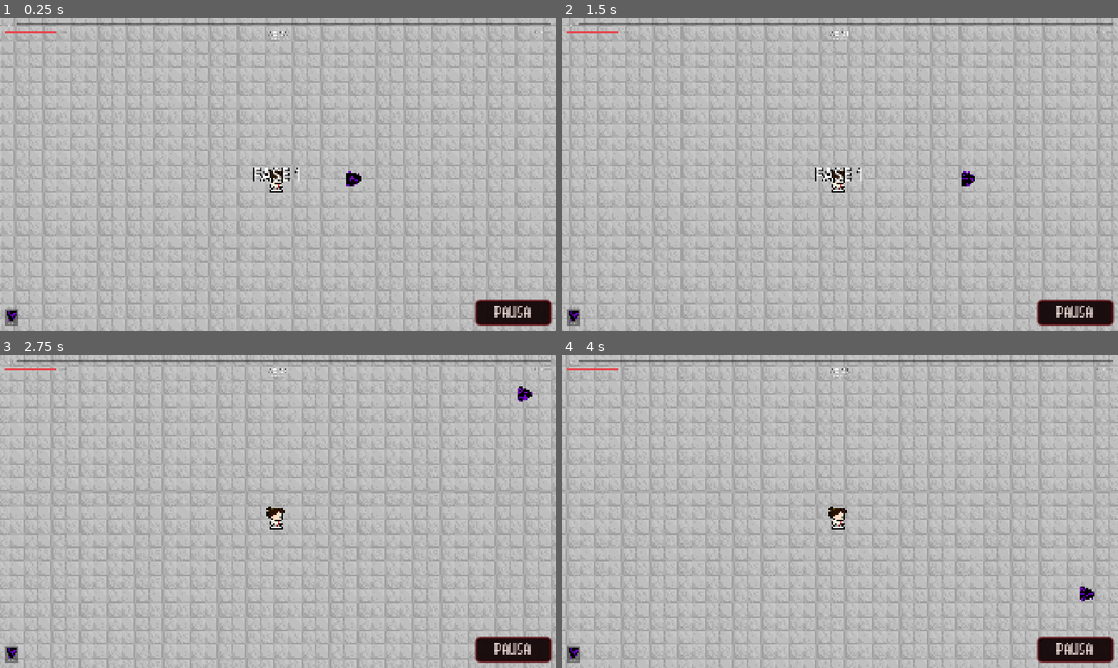
Above: before the commit, frames 1-4 (two rows, left to right).
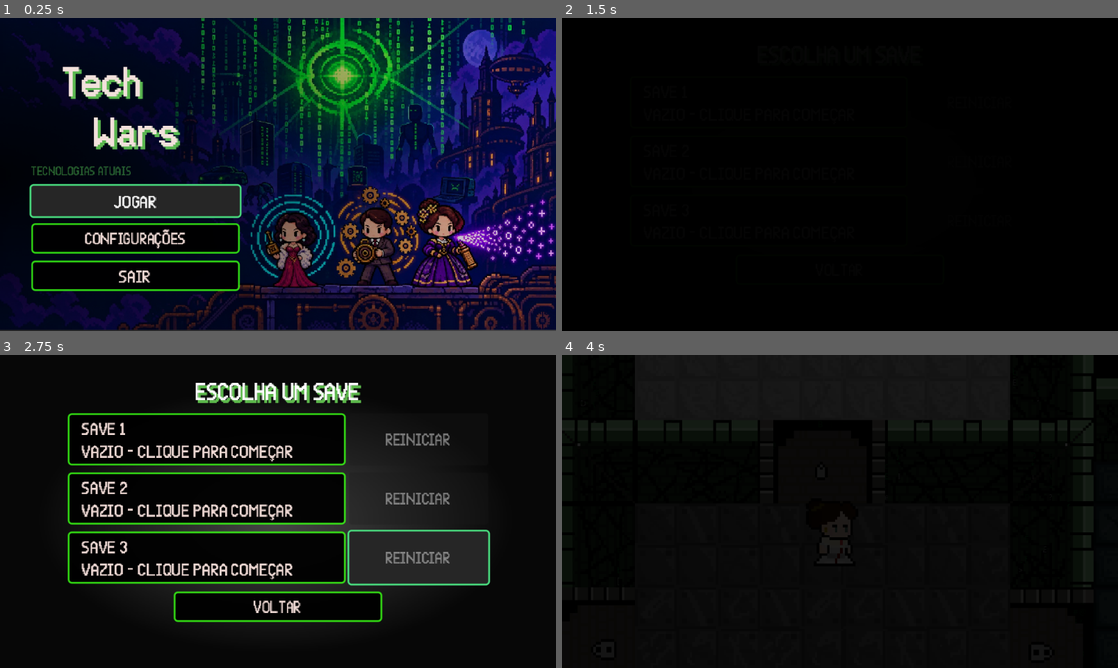
Above: after the commit, the same moments.

Repository: leolilaia/GuerraTecnologica
Game: Godot game, scene res://scenes/ui/MenuPrincipal.tscn
The game is run twice, just before and just after one commit, with the same random seed, the same clock (stepped at 60 frames per second) and the same inputs. Sound files missing from this copy of the repository are replaced by a short silence.
Inputs (mouse positions are in pixels of both pictures, inside the frame that each line leads up to):
- Up to frame 1 (0.25 s): no input
- Up to frame 2 (1.5 s): click (695, 199) at 0.5 s, where only the run after the commit has a clickable "JOGAR"; move the mouse to (962, 158) at 1.27 s; hold Right (ui_right) from 1.28 s (still down); hold E (interagir) from 1.28 s (still down); click (962, 158) at 1.42 s
- Up to frame 3 (2.75 s): move the mouse to (166, 527) at 2.02 s; release Right (ui_right) at 2.03 s; release E (interagir) at 2.03 s; hold Down (ui_down) from 2.03 s (still down); tap E (interagir) at 2.1 s; click (166, 527) at 2.17 s
- Up to frame 4 (4 s): move the mouse to (895, 442) at 2.77 s; release Down (ui_down) at 2.78 s; hold Right (ui_right) 2.78-3.53 s; hold E (interagir) 2.78-3.53 s; click (895, 442) at 2.92 s; move the mouse to (812, 574) at 3.52 s; hold Up (ui_up) from 3.53 s (still down); tap E (interagir) at 3.6 s; click (812, 574) at 3.67 s

The runs differ from the first frame. In frame 1, 100% of the frame differs, in the area x 0-100%, y 0-100%; in frame 2, 100%; in frame 3, 99%; in frame 4, 99%.

Commit message:
Guarda as alterações no boss smartphone

Diff:
--- a/scenes/enemies/boss_smartphone.tscn
+++ b/scenes/enemies/boss_smartphone.tscn
@@ -30,7 +30,7 @@
 big_throwables = Array[Texture2D]([])
 big_size = 1.8
 speed = 60.0
-hp = 10.0
+hp = 1500.0
 damage = 15.0
 xp_value = 50.0
 
--- a/scenes/ui/MenuPrincipal.tscn
+++ b/scenes/ui/MenuPrincipal.tscn
@@ -121,8 +121,8 @@
 theme_override_constants/shadow_offset_y = 3
 theme_override_fonts/font = ExtResource("2_font")
 theme_override_font_sizes/font_size = 40
-text = "GUERRA
-TECNOLÓGICA"
+text = "    Tech
+        Wars"
 
 [node name="Subtitulo" type="Label" parent="Layout/Conteudo" unique_id=117746111]
 layout_mode = 2
--- a/scenes/weapons/characters/ada_weapon.tscn
+++ b/scenes/weapons/characters/ada_weapon.tscn
@@ -2,7 +2,7 @@
 
 [ext_resource type="Script" uid="uid://bp7ynevskppff" path="res://scripts/weapons/characters/ada_weapon.gd" id="1_weapon"]
 [ext_resource type="PackedScene" uid="uid://rjkkfg2fmscd" path="res://scenes/weapons/projectiles/projectile.tscn" id="2_projectile"]
-[ext_resource type="Texture2D" uid="uid://i0y0h1qad4h7" path="res://assets/sprites/Weapons/Feixes.png" id="3_r8b1h"]
+[ext_resource type="Texture2D" uid="uid://dpb2ceq8u2uf" path="res://assets/sprites/Cartas/CartaRaioDecodificadorAdaLovelace.png" id="3_r8b1h"]
 
 [node name="AdaWeapon" type="Node2D" unique_id=749481566]
 script = ExtResource("1_weapon")
--- a/scenes/weapons/characters/hedy_weapon.tscn
+++ b/scenes/weapons/characters/hedy_weapon.tscn
@@ -1,12 +1,12 @@
 [gd_scene format=3 uid="uid://ch6guehjk5w22"]
 
 [ext_resource type="Script" uid="uid://c5mp7q210powq" path="res://scripts/weapons/characters/hedy_weapon.gd" id="1_hm2p8"]
-[ext_resource type="Texture2D" uid="uid://chdl5w47hiqib" path="res://assets/sprites/Weapons/Wifi.png" id="9_icon"]
+[ext_resource type="Texture2D" uid="uid://dxueu5mwaijd4" path="res://assets/sprites/Cartas/CartaRepetidorWifiHedyLamarr.png" id="2_h761j"]
 
 [node name="HedyWeapon" type="Node2D" unique_id=1308651868]
 script = ExtResource("1_hm2p8")
 display_name = "Wi-Fi"
-icon = ExtResource("9_icon")
+icon = ExtResource("2_h761j")
 damage = 5.0
 cooldown = 0.5
 damage_per_level = 1.0
--- a/scenes/weapons/characters/turing_weapon.tscn
+++ b/scenes/weapons/characters/turing_weapon.tscn
@@ -2,12 +2,12 @@
 
 [ext_resource type="Script" uid="uid://d3sb1swin5t36" path="res://scripts/weapons/characters/turing_weapon.gd" id="1_lsxph"]
 [ext_resource type="PackedScene" uid="uid://c0purdd87gl31" path="res://scenes/weapons/projectiles/gear.tscn" id="2_gear"]
-[ext_resource type="Texture2D" uid="uid://dndajmuy6yevx" path="res://assets/icons/weapons/gear.png" id="9_icon"]
+[ext_resource type="Texture2D" uid="uid://cij3nvkdc7ma2" path="res://assets/sprites/Cartas/CartaengrenagemAlanTuring.png" id="3_e5nkh"]
 
 [node name="TuringWeapon" type="Node2D" unique_id=1214969652]
 script = ExtResource("1_lsxph")
+gear_scene = ExtResource("2_gear")
 display_name = "Engrenagens"
-icon = ExtResource("9_icon")
-gear_scene = ExtResource("2_gear")
+icon = ExtResource("3_e5nkh")
 cooldown = 2.0
 damage_per_level = 5.0
--- a/scenes/weapons/items/lightning_weapon.tscn
+++ b/scenes/weapons/items/lightning_weapon.tscn
@@ -1,14 +1,18 @@
-[gd_scene format=3]
+[gd_scene format=3 uid="uid://fdeeoec3asw3"]
 
-[ext_resource type="Script" path="res://scripts/weapons/items/lightning_weapon.gd" id="1_script"]
-[ext_resource type="Texture2D" path="res://assets/sprites/Weapons/RaioParaRaio.png" id="2_tex"]
+[ext_resource type="Script" uid="uid://bhri21uq8eirh" path="res://scripts/weapons/items/lightning_weapon.gd" id="1_script"]
+[ext_resource type="Texture2D" uid="uid://doiwm3tq0k8uk" path="res://assets/sprites/Weapons/RaioParaRaio.png" id="2_tex"]
+[ext_resource type="Texture2D" uid="uid://cdkq21qphdp08" path="res://assets/sprites/Cartas/CartaPara-Raio.png" id="3_4x2f4"]
 
-[node name="LightningWeapon" type="Node2D"]
+[sub_resource type="CompressedTexture2D" id="CompressedTexture2D_v4vme"]
+load_path = "res://.godot/imported/RaioParaRaio.png-2f8328118d31581252bca52d3dac594c.ctex"
+
+[node name="LightningWeapon" type="Node2D" unique_id=1295247347]
 script = ExtResource("1_script")
+bolt_texture = ExtResource("2_tex")
+evolved_icon = SubResource("CompressedTexture2D_v4vme")
 display_name = "Raio"
+icon = ExtResource("3_4x2f4")
 damage = 20.0
 cooldown = 3.0
 damage_per_level = 4.0
-icon = ExtResource("2_tex")
-bolt_texture = ExtResource("2_tex")
-evolved_icon = ExtResource("2_tex")
--- a/scenes/weapons/items/phone_whip_weapon.tscn
+++ b/scenes/weapons/items/phone_whip_weapon.tscn
@@ -1,14 +1,14 @@
-[gd_scene format=3]
+[gd_scene format=3 uid="uid://b66fe7a0gmb3j"]
 
-[ext_resource type="Script" path="res://scripts/weapons/items/phone_whip_weapon.gd" id="1_script"]
-[ext_resource type="Texture2D" path="res://assets/sprites/Itens/Telefone.png" id="2_tex"]
-[ext_resource type="Texture2D" path="res://assets/sprites/Weapons/AtaqueChicote.png" id="3_tex"]
+[ext_resource type="Script" uid="uid://d0i7hncftti4s" path="res://scripts/weapons/items/phone_whip_weapon.gd" id="1_script"]
+[ext_resource type="Texture2D" uid="uid://bm5apar6e8ixa" path="res://assets/sprites/Cartas/CartaTelefone.png" id="3_otyn2"]
+[ext_resource type="Texture2D" uid="uid://brm34a5yonli1" path="res://assets/sprites/Weapons/AtaqueChicote.png" id="3_tex"]
 
-[node name="PhoneWhipWeapon" type="Node2D"]
+[node name="PhoneWhipWeapon" type="Node2D" unique_id=2194913]
 script = ExtResource("1_script")
+whip_texture = ExtResource("3_tex")
 display_name = "Telefone Fixo"
+icon = ExtResource("3_otyn2")
 damage = 4.0
 cooldown = 0.6
 damage_per_level = 2.0
-icon = ExtResource("2_tex")
-whip_texture = ExtResource("3_tex")
--- a/scenes/weapons/items/polaroid_weapon.tscn
+++ b/scenes/weapons/items/polaroid_weapon.tscn
@@ -1,12 +1,12 @@
-[gd_scene format=3]
+[gd_scene format=3 uid="uid://cenxvnxeue1nr"]
 
-[ext_resource type="Script" path="res://scripts/weapons/items/polaroid_weapon.gd" id="1_script"]
-[ext_resource type="Texture2D" path="res://assets/sprites/Itens/Polaroid.png" id="2_tex"]
+[ext_resource type="Script" uid="uid://bul4jsvgo1dh" path="res://scripts/weapons/items/polaroid_weapon.gd" id="1_script"]
+[ext_resource type="Texture2D" uid="uid://b4n7v388jshne" path="res://assets/sprites/Cartas/CartaPolaroide.png" id="2_kx873"]
 
-[node name="PolaroidWeapon" type="Node2D"]
+[node name="PolaroidWeapon" type="Node2D" unique_id=115852626]
 script = ExtResource("1_script")
 display_name = "Polaroid"
+icon = ExtResource("2_kx873")
 damage = 30.0
-cooldown = 3.0
+cooldown = 6.0
 damage_per_level = 6.0
-icon = ExtResource("2_tex")
--- a/scenes/weapons/items/stun_radio_weapon.tscn
+++ b/scenes/weapons/items/stun_radio_weapon.tscn
@@ -1,13 +1,13 @@
-[gd_scene format=3]
+[gd_scene format=3 uid="uid://c80sqolygx1vw"]
 
-[ext_resource type="Script" path="res://scripts/weapons/items/stun_radio_weapon.gd" id="1_script"]
-[ext_resource type="Texture2D" path="res://assets/sprites/Itens/Radio.png" id="2_tex"]
-[ext_resource type="Texture2D" path="res://assets/sprites/Weapons/AtaqueRadio.png" id="3_tex"]
+[ext_resource type="Script" uid="uid://lc4fgapm1qyf" path="res://scripts/weapons/items/stun_radio_weapon.gd" id="1_script"]
+[ext_resource type="Texture2D" uid="uid://b82om1fure43g" path="res://assets/sprites/Cartas/CartaRadio.png" id="3_k7c07"]
+[ext_resource type="Texture2D" uid="uid://b67dsvixnyfxc" path="res://assets/sprites/Weapons/AtaqueRadio.png" id="3_tex"]
 
-[node name="StunRadioWeapon" type="Node2D"]
+[node name="StunRadioWeapon" type="Node2D" unique_id=2137224367]
 script = ExtResource("1_script")
+wave_texture = ExtResource("3_tex")
 display_name = "Rádio de Stun"
+icon = ExtResource("3_k7c07")
 damage = 0.0
 cooldown = 4.0
-icon = ExtResource("2_tex")
-wave_texture = ExtResource("3_tex")
--- a/scenes/weapons/items/tesla_coil_weapon.tscn
+++ b/scenes/weapons/items/tesla_coil_weapon.tscn
@@ -1,15 +1,16 @@
-[gd_scene format=3]
+[gd_scene format=3 uid="uid://bce75n1u0rfj5"]
 
-[ext_resource type="Script" path="res://scripts/weapons/items/tesla_coil_weapon.gd" id="1_script"]
-[ext_resource type="Texture2D" path="res://assets/sprites/Itens/BobinaTesla.png" id="2_tex"]
-[ext_resource type="Texture2D" path="res://assets/sprites/Weapons/RaioBobinaDeTesla.png" id="3_tex"]
+[ext_resource type="Script" uid="uid://hxk81ln2nnf3" path="res://scripts/weapons/items/tesla_coil_weapon.gd" id="1_script"]
+[ext_resource type="Texture2D" uid="uid://dsoad2mgg2ofu" path="res://assets/sprites/Itens/BobinaTesla.png" id="2_tex"]
+[ext_resource type="Texture2D" uid="uid://c35xrxyy7wf0n" path="res://assets/sprites/Weapons/RaioBobinaDeTesla.png" id="3_tex"]
+[ext_resource type="Texture2D" uid="uid://f23ps417g7qx" path="res://assets/sprites/Cartas/CartaBobinaTesla.png" id="4_iw710"]
 
-[node name="TeslaCoilWeapon" type="Node2D"]
+[node name="TeslaCoilWeapon" type="Node2D" unique_id=881812244]
 script = ExtResource("1_script")
-display_name = "Bobina de Tesla"
-damage = 8.0
-cooldown = 1.2
-damage_per_level = 2.0
-icon = ExtResource("2_tex")
 coil_texture = ExtResource("2_tex")
 bolt_texture = ExtResource("3_tex")
+display_name = "Bobina de Tesla"
+icon = ExtResource("4_iw710")
+damage = 8.0
+cooldown = 1.3
+damage_per_level = 1.8
--- a/scenes/weapons/projectiles/gear.tscn
+++ b/scenes/weapons/projectiles/gear.tscn
@@ -1,78 +1,7 @@
 [gd_scene format=3 uid="uid://c0purdd87gl31"]
 
 [ext_resource type="Script" uid="uid://bivuikjm8qg5q" path="res://scripts/weapons/projectiles/gear.gd" id="1_xvyr2"]
-[ext_resource type="Texture2D" uid="uid://bhclksrnqaj20" path="res://assets/sprites/Weapons/Gear.png" id="2_tvvdl"]
-
-[sub_resource type="AtlasTexture" id="AtlasTexture_tvvdl"]
-atlas = ExtResource("2_tvvdl")
-region = Rect2(54, 54, 388, 384)
-
-[sub_resource type="AtlasTexture" id="AtlasTexture_rmymo"]
-atlas = ExtResource("2_tvvdl")
-region = Rect2(442, 54, 388, 384)
-
-[sub_resource type="AtlasTexture" id="AtlasTexture_8gu88"]
-atlas = ExtResource("2_tvvdl")
-region = Rect2(830, 54, 388, 384)
-
-[sub_resource type="AtlasTexture" id="AtlasTexture_o30w3"]
-atlas = ExtResource("2_tvvdl")
-region = Rect2(54, 438, 388, 384)
-
-[sub_resource type="AtlasTexture" id="AtlasTexture_ujabb"]
-atlas = ExtResource("2_tvvdl")
-region = Rect2(442, 438, 388, 384)
-
-[sub_resource type="AtlasTexture" id="AtlasTexture_x3761"]
-atlas = ExtResource("2_tvvdl")
-region = Rect2(830, 438, 388, 384)
-
-[sub_resource type="AtlasTexture" id="AtlasTexture_aabrt"]
-atlas = ExtResource("2_tvvdl")
-region = Rect2(54, 822, 388, 384)
-
-[sub_resource type="AtlasTexture" id="AtlasTexture_7j2yy"]
-atlas = ExtResource("2_tvvdl")
-region = Rect2(442, 822, 388, 384)
-
-[sub_resource type="AtlasTexture" id="AtlasTexture_xcbei"]
-atlas = ExtResource("2_tvvdl")
-region = Rect2(830, 822, 388, 384)
-
-[sub_resource type="SpriteFrames" id="SpriteFrames_rmymo"]
-animations = [{
-"frames": [{
-"duration": 1.0,
-"texture": SubResource("AtlasTexture_tvvdl")
-}, {
-"duration": 1.0,
-"texture": SubResource("AtlasTexture_rmymo")
-}, {
-"duration": 1.0,
-"texture": SubResource("AtlasTexture_8gu88")
-}, {
-"duration": 1.0,
-"texture": SubResource("AtlasTexture_o30w3")
-}, {
-"duration": 1.0,
-"texture": SubResource("AtlasTexture_ujabb")
-}, {
-"duration": 1.0,
-"texture": SubResource("AtlasTexture_x3761")
-}, {
-"duration": 1.0,
-"texture": SubResource("AtlasTexture_aabrt")
-}, {
-"duration": 1.0,
-"texture": SubResource("AtlasTexture_7j2yy")
-}, {
-"duration": 1.0,
-"texture": SubResource("AtlasTexture_xcbei")
-}],
-"loop": 1,
-"name": &"default",
-"speed": 10.0
-}]
+[ext_resource type="Texture2D" uid="uid://vybf8375pdww" path="res://assets/icons/weapons/gear.png" id="2_tvvdl"]
 
 [sub_resource type="CircleShape2D" id="CircleShape2D_g5l8u"]
 radius = 19.235384
@@ -82,11 +11,8 @@
 collision_mask = 2
 script = ExtResource("1_xvyr2")
 
-[node name="AnimatedSprite2D" type="AnimatedSprite2D" parent="." unique_id=1987609415]
-scale = Vector2(0.12779552, 0.12779553)
-sprite_frames = SubResource("SpriteFrames_rmymo")
-autoplay = "default"
-frame_progress = 0.90613824
+[node name="Sprite2D" type="Sprite2D" parent="." unique_id=1497611684]
+texture = ExtResource("2_tvvdl")
 
 [node name="CollisionShape2D" type="CollisionShape2D" parent="." unique_id=1794269031]
 shape = SubResource("CircleShape2D_g5l8u")
--- a/scripts/dev/dev_start_config.gd
+++ b/scripts/dev/dev_start_config.gd
@@ -5,7 +5,7 @@
 ## (F5) pula menu, save e Base e cai direto na arena com o setup abaixo.
 ## Não tem efeito no jogo exportado.
 
-@export var enabled: bool = true
+@export var enabled: bool = false
 
 @export_group("Personagem")
 @export_enum("ada", "turing", "hedy") var character_id: String = "ada"
--- a/scripts/weapons/characters/ada_weapon.gd
+++ b/scripts/weapons/characters/ada_weapon.gd
@@ -32,6 +32,4 @@
 
 # Clicando, mira no mouse; sem clicar, atira para onde o personagem anda
 func _aim_direction() -> Vector2:
-	if Input.is_mouse_button_pressed(MOUSE_BUTTON_LEFT) or _player == null:
-		return (get_global_mouse_position() - global_position).normalized()
-	return _player.facing
+	return global_position.direction_to(get_global_mouse_position())
--- a/scripts/weapons/items/polaroid_weapon.gd
+++ b/scripts/weapons/items/polaroid_weapon.gd
@@ -68,3 +68,9 @@
 		points.append(Vector2.from_angle(_flash_angle - half + 2.0 * half * i / 24.0) * reach)
 	draw_colored_polygon(points, Color(flash_color, 0.55 * alpha))
 	draw_polyline(points.slice(1), Color(flash_color, alpha), 1.5)
+
+func _aim_angle() -> float:
+	var input_dir := Input.get_vector("ui_left", "ui_right", "ui_up", "ui_down")
+	if input_dir != Vector2.ZERO:
+		return input_dir.angle()
+	return 0.0
Binary file changed: assets/icons/weapons/gear.png
Not shown, changed: assets/icons/weapons/gear.png.import
Binary file added: assets/sprites/Cartas/CartaBobinaTesla.png
Not shown, added: assets/sprites/Cartas/CartaBobinaTesla.png.import
Binary file added: assets/sprites/Cartas/CartaNokia.png
Not shown, changed: assets/sprites/Cartas/CartaNokia.png.import
Binary file added: assets/sprites/Cartas/CartaPara-Raio.png
Not shown, added: assets/sprites/Cartas/CartaPara-Raio.png.import
Binary file added: assets/sprites/Cartas/CartaPolaroide.png
Not shown, added: assets/sprites/Cartas/CartaPolaroide.png.import
Binary file added: assets/sprites/Cartas/CartaRadio.png
Not shown, changed: assets/sprites/Cartas/CartaRadio.png.import
(and 33 more such lines)
